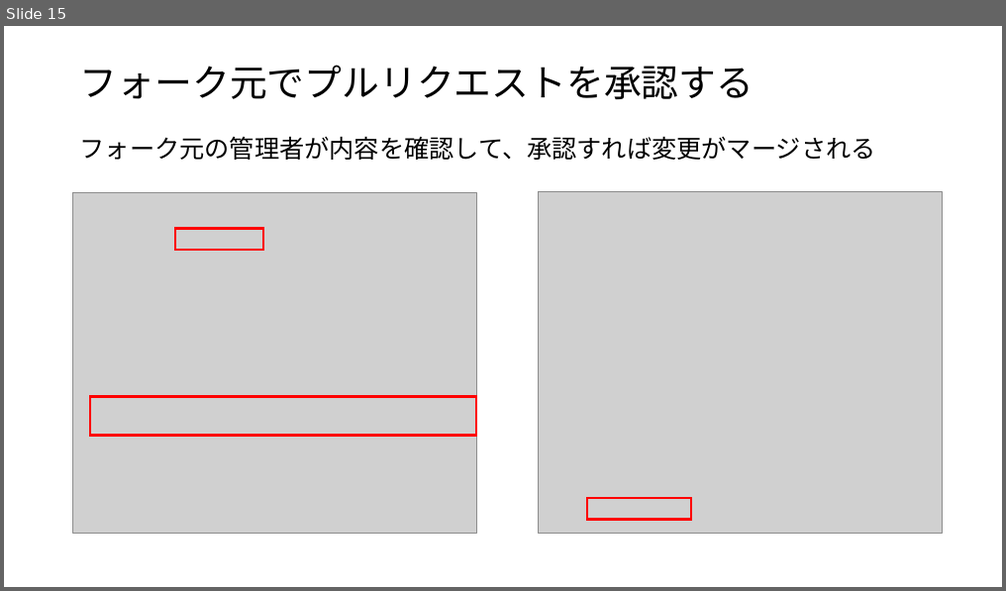
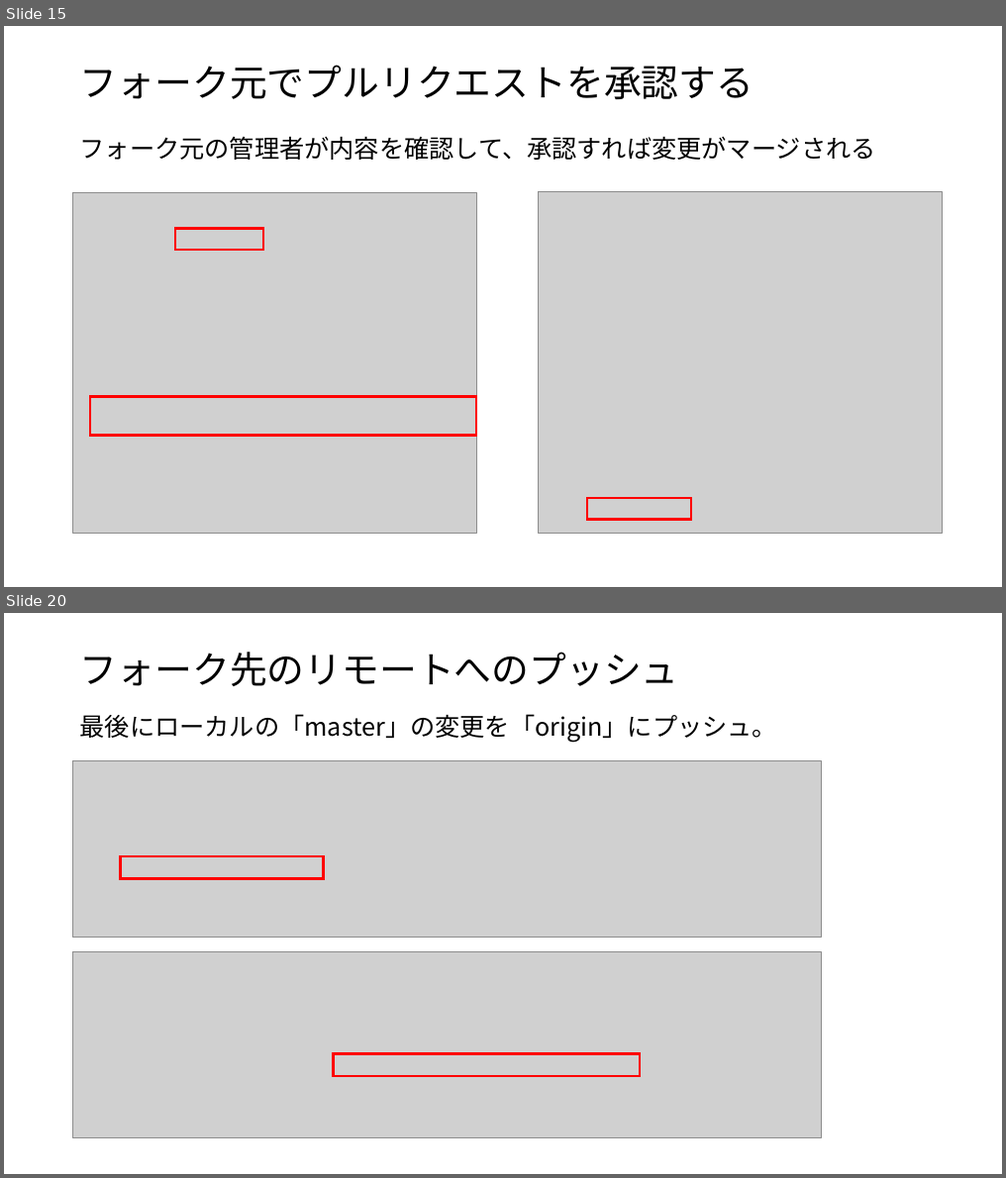
Before and after one commit to Daichi-Hamada/learn-git, a slide deck: GitHubを利用した開発練習/GitHubを利用した開発練習.pptx. Shown one above the other, each under a label of ours: slide 15 before the commit, slides 15 and 20 after it; the slides between them are not shown. The pictures are 1006x591 and 1006x1178 pixels, drawn with LibreOffice and Linux fonts; fonts in the diff are those of the drawing; grey boxes stand for pictures. Boxes give left, top, right and bottom in pixels: in the first picture for what was removed or moved away, otherwise in the second. Text is boxed around its words. In the diff, an @@ line names an element or a change of style, - is before the commit and + after.

```diff
--- a/GitHubを利用した開発練習/GitHubを利用した開発練習.pptx
+++ b/GitHubを利用した開発練習/GitHubを利用した開発練習.pptx
@@ slide 20 added at (4, 613, 1002, 1174), background #FFFFFF @@
@@ title added at (80, 652, 679, 686), 36 pt, text #000000 @@
+フォーク先のリモートへのプッシュ
@@ text added at (80, 714, 778, 743), 24 pt, text #000000 @@
+最後にローカルの「master」の変更を「origin」にプッシュ。
@@ picture added at (73, 761, 822, 937) @@
@@ rectangle added at (121, 857, 324, 878), outline #FF0000 2.25 pt @@
@@ picture added at (73, 953, 822, 1139) @@
@@ rectangle added at (334, 1054, 641, 1076), outline #FF0000 2.25 pt @@
```
Also in this commit, not shown: 4 other slides added, 7 other files.
